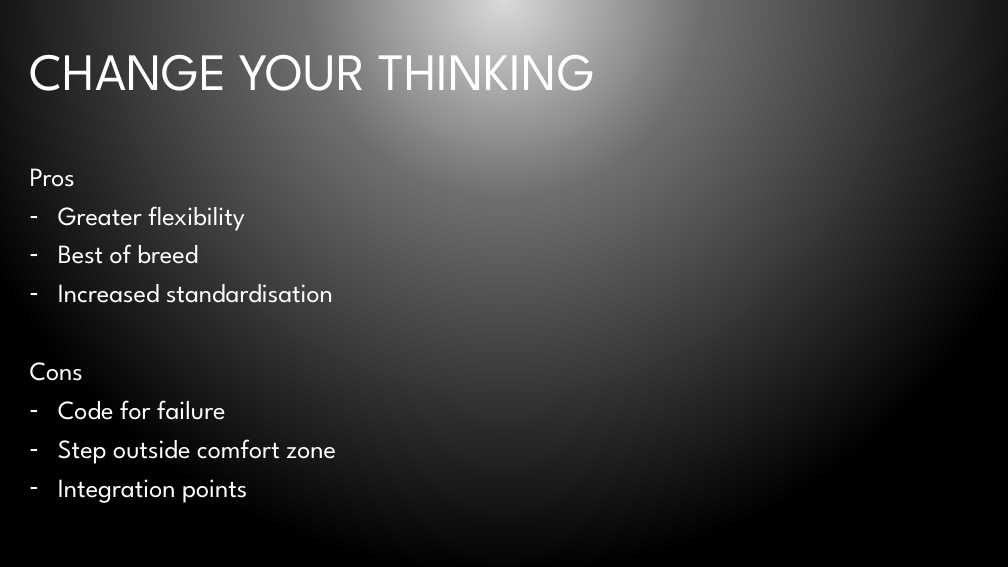
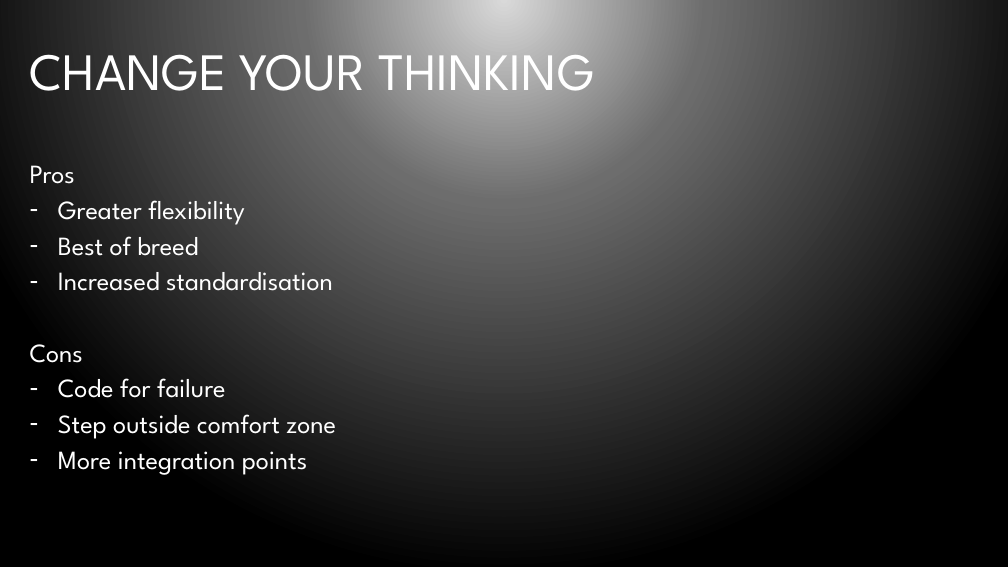
Before and after one commit to bleedingcode/domino-js-masterclass, a slide deck: slide 10 of presentation/8598 Domino and JS.pptx. Drawn at 1008x567 pixels with LibreOffice and Linux fonts; fonts in the diff are those of the drawing; background and template pictures are left out. Boxes give left, top, right and bottom in pixels: in the first picture for what was removed or moved away, otherwise in the second. Text is boxed around its words. In the diff, an @@ line names an element or a change of style, - is before the commit and + after.

```diff
--- a/presentation/8598 Domino and JS.pptx
+++ b/presentation/8598 Domino and JS.pptx
@@ text at [30, 165, 336, 439]: line spacing 0.9 to 0.8 @@
@@ text at [58, 451, 307, 475]: text changed @@
-– Integration points
+– More integration points
```
Also in this commit, not shown: 19 other slides changed.
